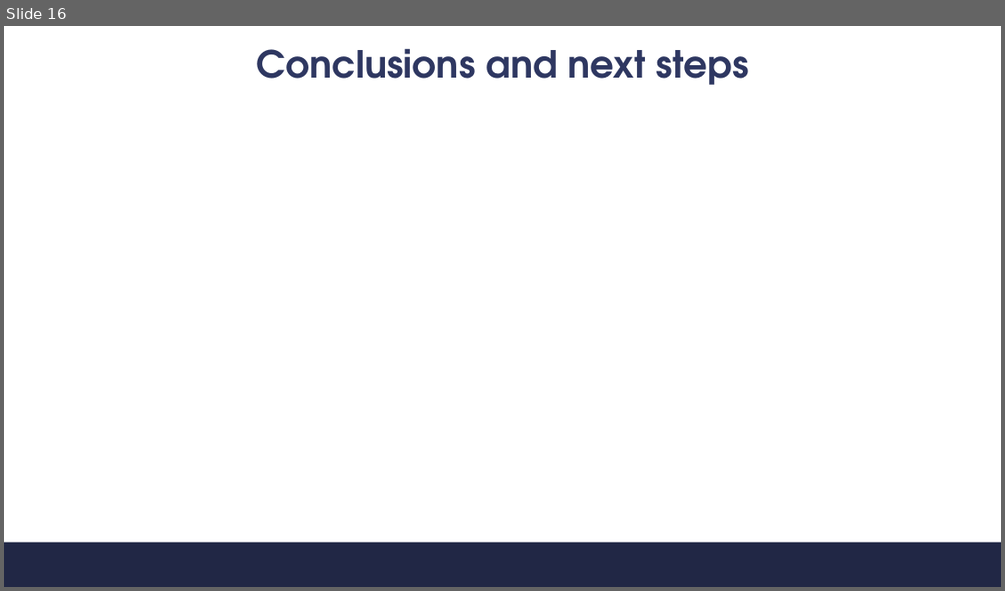
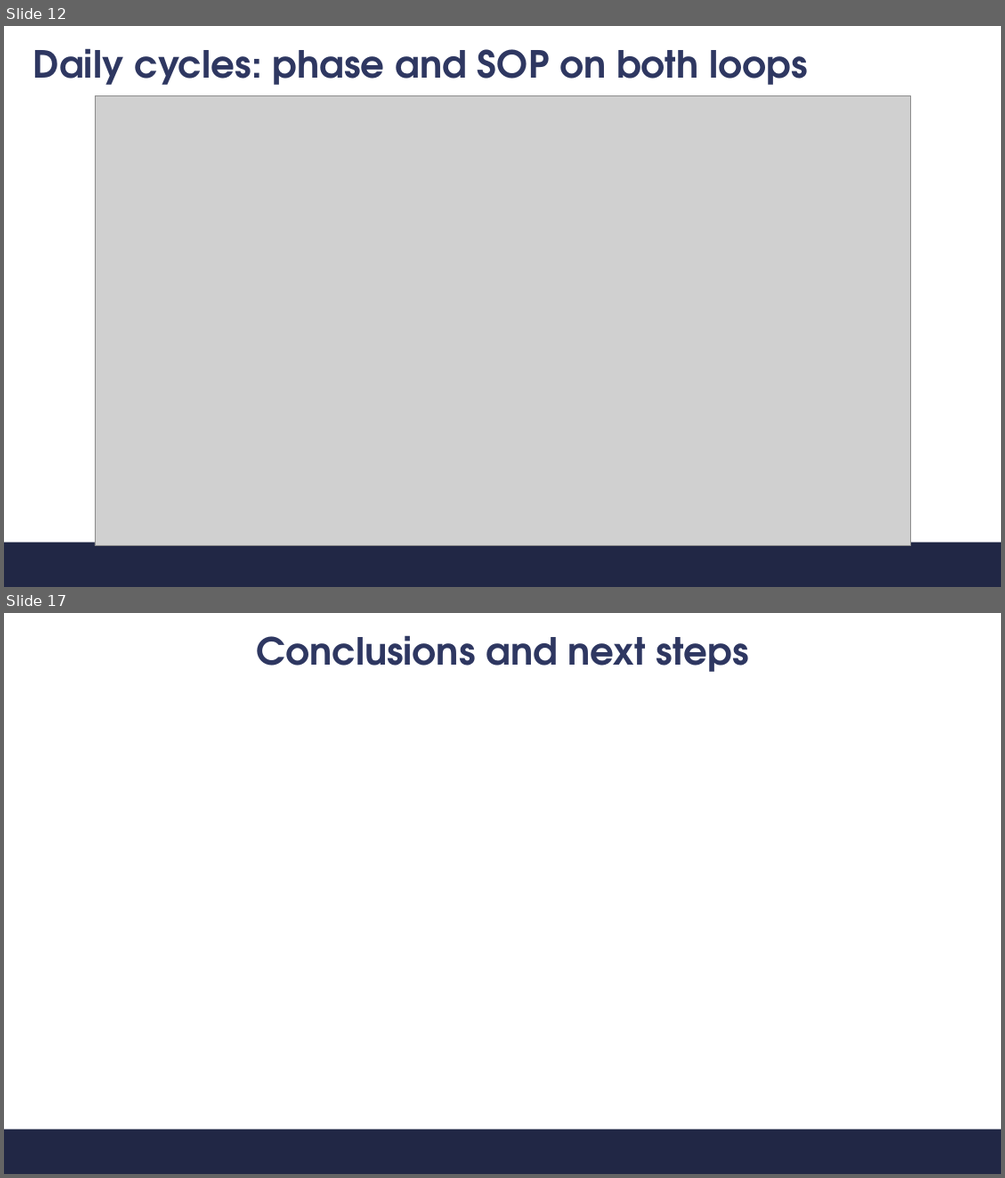
Before and after one commit to s347960/Presentazione, a slide deck: Discussione.pptx. Shown one above the other, each under a label of ours: slide 16 before the commit, slides 12 and 17 after it; the slides between them are not shown. The pictures are 1005x591 and 1005x1178 pixels, drawn with LibreOffice and Linux fonts; fonts in the diff are those of the drawing; grey boxes stand for pictures; background and template pictures are left out. Boxes give left, top, right and bottom in pixels: in the first picture for what was removed or moved away, otherwise in the second. Text is boxed around its words. In the diff, an @@ line names an element or a change of style, - is before the commit and + after.

```diff
--- a/Discussione.pptx
+++ b/Discussione.pptx
@@ slide 12 added at bbox=[4, 26, 1001, 587], background #FFFFFF; not listed: 1 template element that a slide beside it also shows @@
@@ title added at bbox=[33, 48, 808, 85], 36 pt, text #2E3761, bold @@
+Daily cycles: phase and SOP on both loops
@@ picture added at bbox=[95, 95, 910, 546] @@
@@ what was slide 16 is now slide 17 @@
```
Also in this commit, not shown: 4 slides changed, 6 other slides added, 6 slides removed, 6 other files.
